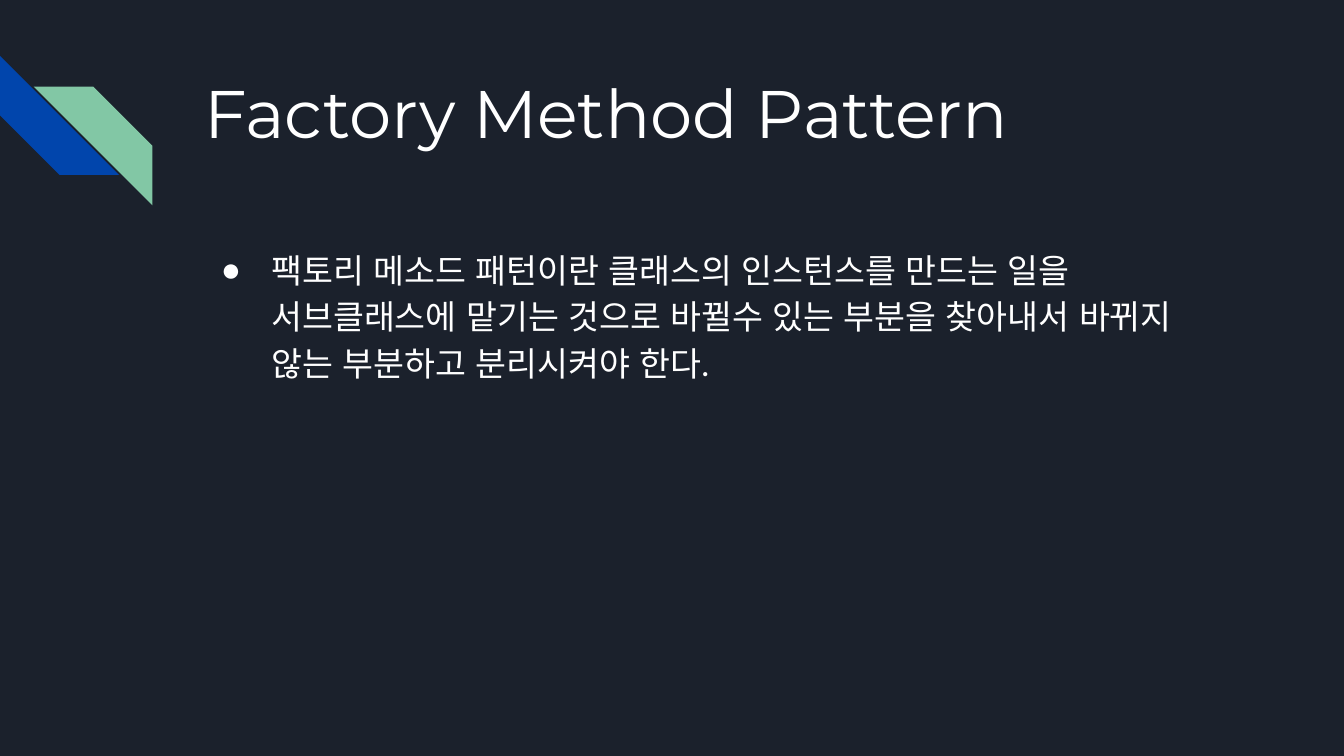
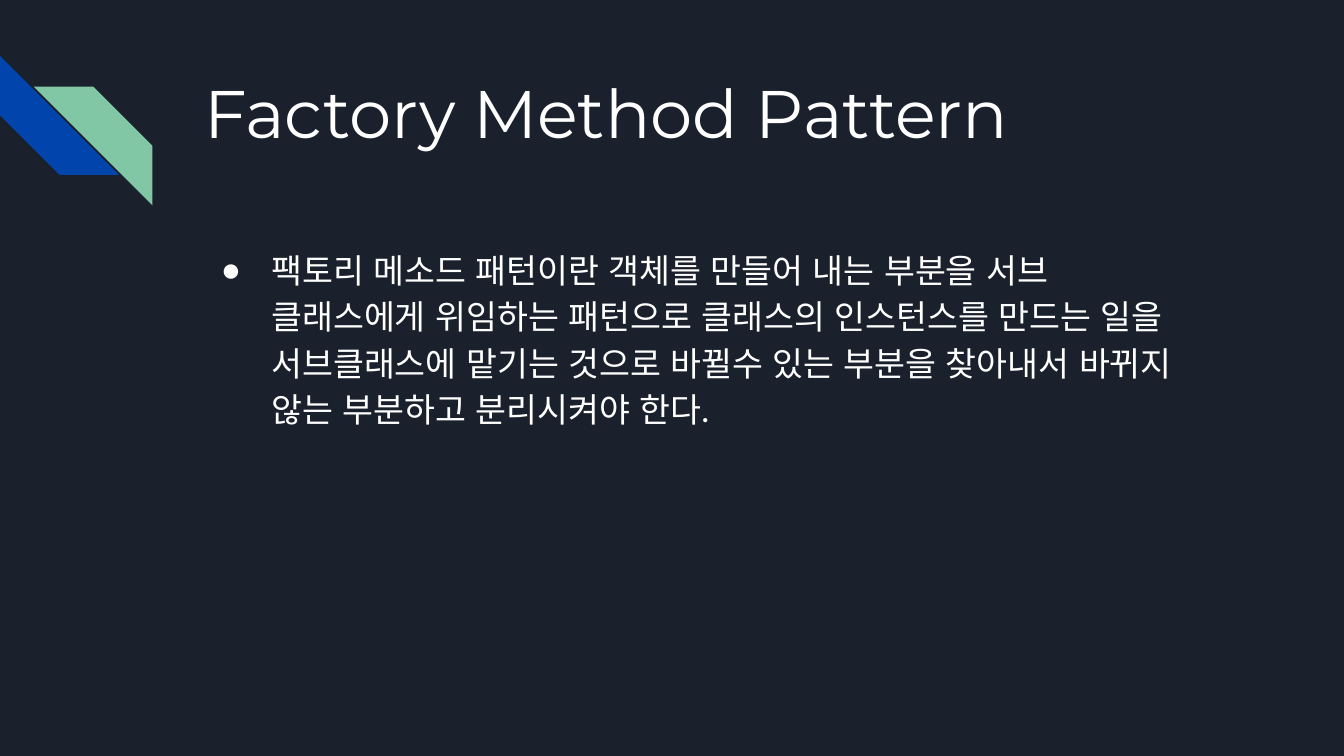
Before and after one commit to wook-dragon/young-rich, a slide deck: slide 2 of Factory_Pattern/wook/FactoryMethod_이용욱.pptx. Drawn at 1344x756 pixels with LibreOffice and Linux fonts; fonts in the diff are those of the drawing. Boxes give left, top, right and bottom in pixels: in the first picture for what was removed or moved away, otherwise in the second. Text is boxed around its words. In the diff, an @@ line names an element or a change of style, - is before the commit and + after.

Commit message:
Factory wook

```diff
--- a/Factory_Pattern/wook/FactoryMethod_이용욱.pptx
+++ b/Factory_Pattern/wook/FactoryMethod_이용욱.pptx
@@ text at (271,255,1172,425): text changed @@
-● 팩토리 메소드 패턴이란 클래스의 인스턴스를 만드는 일을 서브클래스에 맡기는 것으로 바뀔수 있는 부분을 찾아내서 바뀌지 않는 부분하고 분리시켜야 한다.
+● 팩토리 메소드 패턴이란 객체를 만들어 내는 부분을 서브 클래스에게 위임하는 패턴으로 클래스의 인스턴스를 만드는 일을 서브클래스에 맡기는 것으로 바뀔수 있는 부분을 찾아내서 바뀌지 않는 부분하고 분리시켜야 한다.
```
